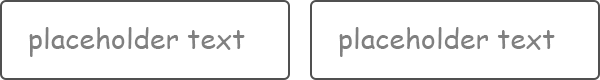
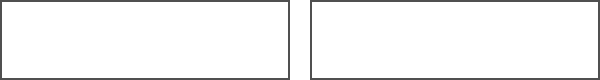
Layered file, before and after one edit (600 × 80). Changes by layer:
removed group "input 1" (2 layers) over [0, 0, 290, 80]
removed layer "placeholder text" from group "input 1" over [29, 27, 245, 57]
removed layer "Rounded Rectangle 1" from group "input 1" over [0, 0, 290, 80]
removed group "input 2" (2 layers) over [310, 0, 600, 80]
removed layer "placeholder text copy" from group "input 2" over [339, 27, 555, 57]
renamed "Rounded Rectangle 1 copy" to "Input 1", moved it out of group "input 2", painted on it over [0, 0, 600, 80]
added layer "Input 2" over [310, 0, 600, 80]
